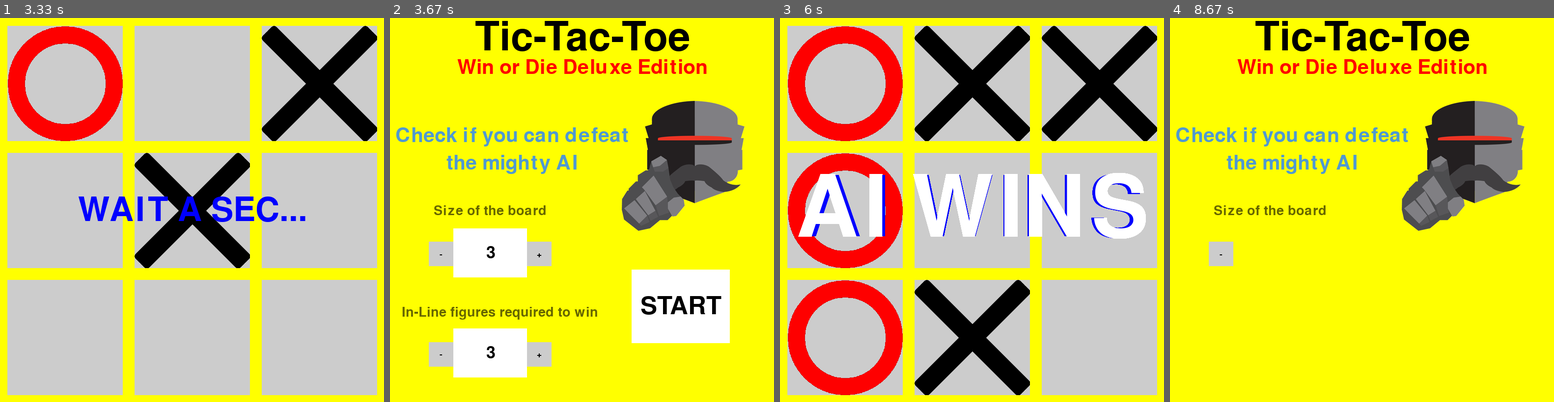
Above: before the commit, frames 1-4 (left to right).
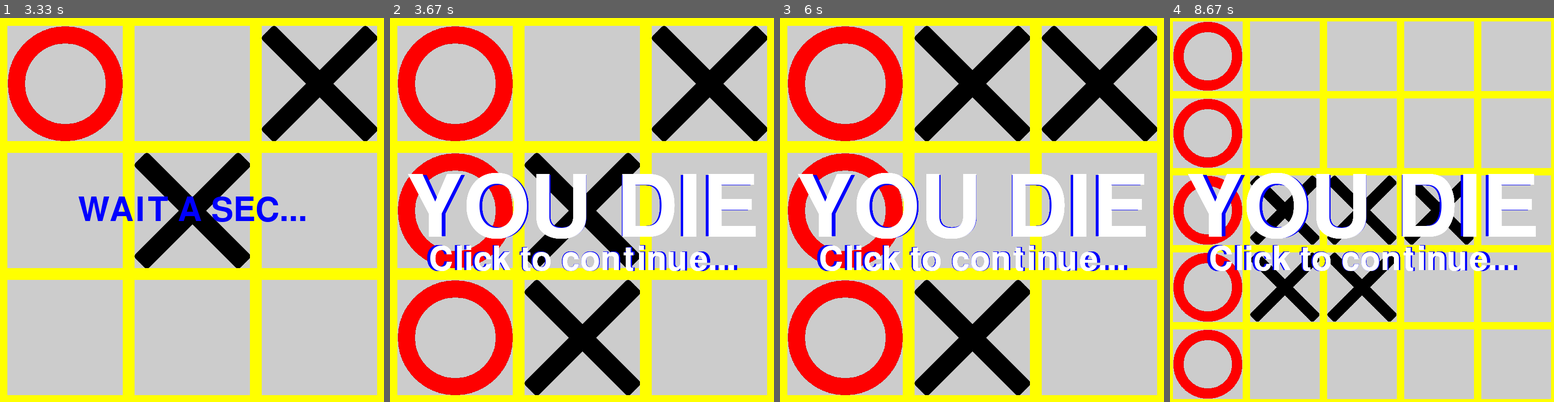
Above: after the commit, the same moments.

Repository: starmarek/AI_Pygame_tick-tack-toe
Game: pygame game, started from Game_Engine-EntryPoint.py
Two runs of this game, one before a commit and one after it. Both use one fixed random seed, a clock stepped at 60 frames per second and the inputs below.
Inputs (mouse positions are in pixels of both pictures, inside the frame that each line leads up to):
- Up to frame 1 (3.33 s): click "START" at 0.38 s; press the mouse at (61, 117) at 0.7 s; move the mouse to (88, 94) at 0.8 s; release the mouse at (115, 71) at 0.93 s; click (234, 210) at 1.05 s; press the mouse at (234, 210) at 1.37 s; move the mouse to (199, 259) at 1.47 s; release the mouse at (161, 313) at 1.6 s; click (295, 60) at 1.72 s; tap Esc at 2.5 s; click "START" at 2.88 s; press the mouse at (295, 60) at 3.2 s; move the mouse to (238, 206) at 3.3 s
- Up to frame 2 (3.67 s): release the mouse at (566, 348) at 3.43 s; press the mouse at (685, 60) at 3.53 s; move the mouse to (589, 171) at 3.63 s
- Up to frame 3 (6 s): release the mouse at (879, 282) at 3.77 s; click (833, 348) at 3.92 s; press the mouse at (1075, 60) at 4.7 s; move the mouse to (952, 156) at 4.8 s; release the mouse at (829, 252) at 4.93 s; press the mouse at (1075, 60) at 5.03 s; move the mouse to (1052, 194) at 5.13 s; release the mouse at (1025, 329) at 5.27 s; press the mouse at (1075, 60) at 5.37 s; move the mouse to (1041, 71) at 5.47 s; release the mouse at (1006, 83) at 5.6 s; click (937, 279) at 5.72 s
- Up to frame 4 (8.67 s): press the mouse at (1327, 279) at 6.03 s; move the mouse to (1408, 210) at 6.13 s; release the mouse at (1488, 137) at 6.27 s; click (1312, 259) at 6.38 s; press the mouse at (1312, 259) at 6.7 s; move the mouse to (1400, 282) at 6.8 s; release the mouse at (1488, 309) at 6.93 s; press the mouse at (1312, 259) at 7.03 s; move the mouse to (1358, 244) at 7.13 s; release the mouse at (1408, 229) at 7.27 s; press the mouse at (1312, 259) at 7.37 s; move the mouse to (1277, 175) at 7.47 s; release the mouse at (1246, 94) at 7.6 s; press the mouse at (1312, 259) at 8.27 s; move the mouse to (1388, 263) at 8.37 s; release the mouse at (1465, 271) at 8.5 s; press the mouse at (1312, 259) at 8.6 s

Frame 1 is identical in both runs. In frame 2, 85% of the frame differs, in the area x 1-99%, y 0-99%; in frame 3, 11%; in frame 4, 85%, in the area x 0-100%, y 0-100%.

Commit message:
COMMENTS ONLINE, CODE REVIEW, VERISON 1.0
- Program is now fully functionable

- Comments are added and code review has been made

Diff:
--- a/Bot.py
+++ b/Bot.py
@@ -1,10 +1,12 @@
 from Display import *
 
-INFINITY = 1e10
+INFINITY = 1e10  # represents infinity
 
 
 class Bot(GameScreenDisplay):
-
+    """
+    Represents the AI and it's logic. Also implements algorithms that check the current state of the board.
+    """
     def check_columns(self, win: list) -> bool:
         """
         Searches for winning sequence in columns.
@@ -103,41 +105,63 @@
         win_line = [tag]*self.win_condition
         return self.check_rows(win_line) or self.check_columns(win_line) or self.check_diagonals(win_line)
 
-    def full_board(self):
+    def full_board(self) -> bool:
+        """
+        Checks if the board is fully packed with figures, which in practice means => if the tags array is full.
+        :return: Bool deciding whether the board is fully packed or not
+        """
         counter = 0
         for column in self.tags:
             if None in column:
                 counter += 1
         return counter == 0
 
-    def check_for_moves(self):
-        aval_moves = []
+    def check_for_moves(self) -> list:
+        """
+        Checks for empty spaces in the tags list. If the empty space is found it's coordinates are being packed into
+        tuple and into new list.
+        :return: List of empty(available) spaces
+        """
+        avail_moves = []
         for x in range(self.size):
             for y in range(self.size):
                 if self.tags[x][y] is None:
-                    aval_moves.append((x, y))
-        return aval_moves
+                    avail_moves.append((x, y))
+        return avail_moves
 
-    def bot_handle_move(self):
-        best_value = -INFINITY
-        available_moves = self.check_for_moves()
-        depth = int(1.4*self.size - self.win_condition)
-        best_move = None
-
+    def bot_handle_move(self) -> None:
+        """
+        Function mashes together classes functionality and performs the AI's move.
+        It recursively calls the minimax algorithm and after finding the best move it adds tag into the tags list.
+        """
+        best_value = -INFINITY  # default best value for maximizing player (bot in this app is a maximizing player)
+        available_moves = self.check_for_moves()                      # for more info check the minimax algorithm theory
+        depth = int(1.4*self.size - self.win_condition)  # (depth) decides of how deep into recursion the algorithm will
+        best_move = None                                 # get. 1.4 seems to be the best consensus between time of
+                                                         # execution and accuracy of moves
         for move in available_moves:
             self.tags[move[0]][move[1]] = 'o'
             move_value = self.minimax(depth, -INFINITY, INFINITY, False)
             self.tags[move[0]][move[1]] = None
             if move_value > best_value:
-                print(move)
                 best_value = move_value
                 best_move = move
 
         self.tags[best_move[0]][best_move[1]] = 'o'
 
-    def minimax(self, depth, alpha, beta, max_player):
-        if self.check_if_win('x' if max_player is True else 'o'):
-            return -10 if max_player else 10
+    def minimax(self, depth: int, alpha: float, beta: float, maximizing_player: bool) -> float:
+        """
+        Minimax algorithm equipped in prunning functionality and wrapped into Tick-tac-toe game environment.
+
+        :param depth: The recursion depth.
+        :param alpha: One of the prunning factors.
+        :param beta: One of the prunning factors.
+        :param maximizing_player: Bool deciding which player is now taking turn (maximizing or minimizing)
+        :return: Depends really when the function is called. When the fucntion is called recursively downwards the heap
+        it returns {0, 1, -10, 10} (so-called static evaluation). When upwards, it returns the compared best value.
+        """
+        if self.check_if_win('x' if maximizing_player is True else 'o'):
+            return -10 if maximizing_player else 10
         if self.full_board():
             return 1
         if depth == 0:
@@ -145,14 +169,14 @@
 
         available_moves = self.check_for_moves()
 
-        if max_player:
+        if maximizing_player:
             max_eval = -INFINITY
             for move in available_moves:
                 self.tags[move[0]][move[1]] = 'o'
-                eval = self.minimax(depth - 1, alpha, beta, False)
+                evaluation = self.minimax(depth - 1, alpha, beta, False)
                 self.tags[move[0]][move[1]] = None
-                max_eval = max(max_eval, eval)
-                alpha = max(alpha, eval)
+                max_eval = max(max_eval, evaluation)
+                alpha = max(alpha, evaluation)
                 if beta <= alpha:
                     break
             return max_eval
@@ -161,10 +185,10 @@
             min_eval = INFINITY
             for move in available_moves:
                 self.tags[move[0]][move[1]] = 'x'
-                eval = self.minimax(depth - 1, alpha, beta, True)
+                evaluation = self.minimax(depth - 1, alpha, beta, True)
                 self.tags[move[0]][move[1]] = None
-                min_eval = min(min_eval, eval)
-                alpha = min(beta, eval)
+                min_eval = min(min_eval, evaluation)
+                alpha = min(beta, evaluation)
                 if beta <= alpha:
                     break
             return min_eval
--- a/Display.py
+++ b/Display.py
@@ -15,43 +15,53 @@
 BLUE =(0, 0, 255)
 
 # images
-angryRobot = pg.image.load('angry_robot.png')
-cross = pg.image.load('cross.png')
-circle = pg.image.load('circle.png')
+angryRobot = pg.image.load('images/angry_robot.png')
+cross = pg.image.load('images/cross.png')
+circle = pg.image.load('images/circle.png')
 
 pg.init()
 
-# the display handle and caption_text setting command
+# the display handle and text on the caption bar
 displayWindow = pg.display.set_mode((WINDOW_WIDTH, WINDOW_HEIGHT))
 pg.display.set_caption('Win or Die Deluxe')
 
 
 class EntryScreenDisplay:
-    board_size = 3
-    win_cond = 3
+    """
+    Representing the entry's screen display that user interacts with when the game is launched and when the single
+    game is ended.
+    """
+    board_size = 3 # default board size
+    win_cond = 3 # default winning condition that must ba achieved in order to win the game
 
-    def increment_board(self):
+    def increment_board(self) -> None:
+        """
+        In order to speed up the AI, the winning_con defaultly increment along with board_size.
+        """
         if self.board_size < 7:
             self.board_size += 1
             self.win_cond += 1
 
-    def increment_win(self):
+    def increment_win(self) -> None:
         if self.win_cond < 7 and self.win_cond < self.board_size:
             self.win_cond += 1
 
-    def decrement_board(self):
+    def decrement_board(self) -> None:
+        """
+        Because win_con can't be bigger than board_size, it decrements as well, when this situation occurs.
+        """
         if self.board_size > 3:
             self.board_size += -1
             if self.win_cond > self.board_size:
                 self.win_cond += -1
 
-    def decrement_win(self):
+    def decrement_win(self) -> None:
         if self.win_cond > 3:
             self.win_cond += -1
 
     def display_message(self, size: int, message: str, color: tuple, position: tuple) -> None:
         """
-        Display message of desired size and color at desired position
+        Display message of desired size and color at desired position.
 
         :param size : the size of message. The bigger size, the bigger text will be displayed
         :param message: content of message. String that will be displayed
@@ -84,12 +94,17 @@
                 position[1] < mouse_pos[1] < (position[1] + height):
             if mouse_clicked[0] == 1 and desired_action is not None:
                 pg.time.delay(200)
-                if desired_action():
-                    return
+                if desired_action():  # this statement is only true when game has ended. It protects START button from
+                    return            # being printed out too early
         pg.draw.rect(displayWindow, rect_color, ((position[0] - (width / 2), position[1]), (width, height)))
         self.display_message(int(height / 2), message, mess_color, (position[0], position[1] + height / 2))
 
     def print_components(self, run_main):
+        """
+        Prints out the whole layout of start screen.
+
+        :param run_main: Function that starts the game
+        """
         displayWindow.fill(YELLOW)
         self.display_message(120, 'Tic-Tac-Toe', BLACK, (WINDOW_WIDTH * 0.5, WINDOW_HEIGHT * 0.06))
         self.display_message(60, 'Win or Die Deluxe Edition', RED, (WINDOW_WIDTH * 0.5, WINDOW_HEIGHT * 0.135))
@@ -109,22 +124,17 @@
 
 class GameScreenDisplay:
     """
-    Presents the second screen of app where the actual game is taking place. User is able to get to this screen by
-    clicking the start button on the welcome screen.
-
-    Class is equipped in the following functionality:
-    - Printing the up-to-date components of game screen
-    - Calling the Player class to handle it's move
-    - Checking if the actual state of board is a winning one
+    Represents the second screen's display (game screen). Also, it holds all the needed size informations and actual
+    state of the board.
     """
     def __init__(self, size, win_condition):
         self.size = size
         self.win_condition = win_condition
-        self.box_size = WINDOW_WIDTH / (1.1 * self.size + 0.1)
-        self.gap_size = 0.1 * self.box_size
-        self.tags = [[None for x in range(self.size)] for y in range(self.size)]
-        self.cross = self.resize_tags(cross, True)
-        self.circle = self.resize_tags(circle, False)
+        self.box_size = WINDOW_WIDTH / (1.1 * self.size + 0.1)   # size of grid's box (box where tags are placed)
+        self.gap_size = 0.1 * self.box_size  # gap between grid boxes
+        self.tags = [[None for x in range(self.size)] for y in range(self.size)]  # main state of the board
+        self.cross = self.resize_tags(cross, True)  # resized image considering size of the board as a scale
+        self.circle = self.resize_tags(circle, False)  # -||-
 
     def resize_tags(self, image: pg.SurfaceType, is_cross: bool) -> pg.SurfaceType:
         """
--- a/Game_Engine-EntryPoint.py
+++ b/Game_Engine-EntryPoint.py
@@ -2,11 +2,24 @@
 
 
 class GameEngine:
+    """
+    Class that runs all the outer (main) loops of the program.
+    Which means, that runs all the major screens and manages their functionalities.
+    """
     def __init__(self):
+        """
+        Init of the main objects
+        """
         self.game_mechanics = None
         self.entry_display = EntryScreenDisplay()
 
-    def run_end_screen(self, message):
+    def run_end_screen(self, message: str) -> None:
+        """
+        Screen that is showed to user after the game is over (either win, draw or loose).
+        User must click anywhere in the screen to continue.
+
+        :param message: Massage which should be displayed.
+        """
         end_screen = True
         while end_screen:
             for event in pg.event.get():
@@ -15,12 +28,23 @@
                     quit()
                 if event.type == pg.MOUSEBUTTONDOWN:
                     end_screen = False
+                    pg.time.delay(200)
 
             self.entry_display.display_message(250, message, BLUE, (400, 400))
             self.entry_display.display_message(255, message, WHITE, (400, 400))
+            self.entry_display.display_message(102, 'Click to continue...', BLUE, (400, 500))
+            self.entry_display.display_message(100, 'Click to continue...', WHITE, (400, 500))
+
             pg.display.update()
 
-    def run_main_screen(self):
+    def run_main_screen(self) -> int:
+        """
+        Runs the game screen.
+        Prints the actual state of the board and the grid.
+        Handles the moves and decides whose turn is right now.
+        After each turn checks if there is a winner or a draw.
+        :return Integer that is used in the maintain_button function that called this function.
+        """
         run = True
         self.game_mechanics = GameScreenMechanics(self.entry_display.board_size, self.entry_display.win_cond)
         while run:
@@ -45,7 +69,7 @@
 
             if self.game_mechanics.check_if_win('o'):
                 run = False
-                self.run_end_screen('AI WINS')
+                self.run_end_screen('YOU DIE')
             elif self.game_mechanics.check_if_win('x'):
                 run = False
                 self.run_end_screen('YOU WIN')
@@ -54,7 +78,12 @@
                 self.run_end_screen('DRAW')
         return 1
 
-    def run_first_screen(self):
+    def run_first_screen(self) -> None:
+        """
+        Runs first screen which show up to user after game launch.
+        It handles the changes to the board size and winning condition made by user via buttons.
+        It gives an option to start the game.
+        """
         while True:
             for event in pg.event.get():
                 if event.type == pg.QUIT:
@@ -68,6 +97,7 @@
             pg.display.update()
 
 
+# Entry point
 if __name__ == '__main__':
     gE = GameEngine()
     gE.run_first_screen()
--- a/Mechanics.py
+++ b/Mechanics.py
@@ -3,6 +3,9 @@
 
 
 class GameScreenMechanics(Bot, Player):
+    """
+    All the game mechanics mashed up together. This class inherits after Bot, Player and GameScreenDisplay.
+    """
     def __init__(self, size, win_con):
         super().__init__(size, win_con)
 
--- a/Player.py
+++ b/Player.py
@@ -2,19 +2,27 @@
 
 
 class Player(GameScreenDisplay):
-        player_move_in_progress = True
+    """
+    Represents the human player.
+    """
+    player_move_in_progress = True  # deciding whether it's player's turn right now
 
-        def player_handle_move(self):
-            mouse_pos = pg.mouse.get_pos()
-            mouse_click = pg.mouse.get_pressed()
+    def player_handle_move(self) -> None:
+        """
+        Function checks if mouse cursor is located inside of one of the grid's boxes. If yes, then it prints
+        the cross image into that box. If the cursor is located in the box and player has clicked the mouse button, then
+        it adds element into 2d tags array.
+        """
+        mouse_pos = pg.mouse.get_pos()
+        mouse_click = pg.mouse.get_pressed()
 
-            for i in range(1, self.size + 1):
-                x = i * self.gap_size + (i - 1) * self.box_size
-                for j in range(1, self.size + 1):
-                    y = j * self.gap_size + (j - 1) * self.box_size
-                    if x < mouse_pos[0] < x + self.box_size and y < mouse_pos[1] < y + self.box_size and self.tags[i-1][j-1] is None:
-                        displayWindow.blit(self.cross, (x, y))
+        for i in range(1, self.size + 1):
+            x = i * self.gap_size + (i - 1) * self.box_size
+            for j in range(1, self.size + 1):
+                y = j * self.gap_size + (j - 1) * self.box_size
+                if x < mouse_pos[0] < x + self.box_size and y < mouse_pos[1] < y + self.box_size and self.tags[i-1][j-1] is None:
+                    displayWindow.blit(self.cross, (x, y))
 
-                        if mouse_click[0] == 1:
-                            self.tags[i-1][j-1] = 'x'
-                            self.player_move_in_progress = False
+                    if mouse_click[0] == 1:
+                        self.tags[i-1][j-1] = 'x'
+                        self.player_move_in_progress = False
Renamed: angry_robot.png -> images/angry_robot.png
Renamed: circle.png -> images/circle.png
Renamed: cross.png -> images/cross.png
